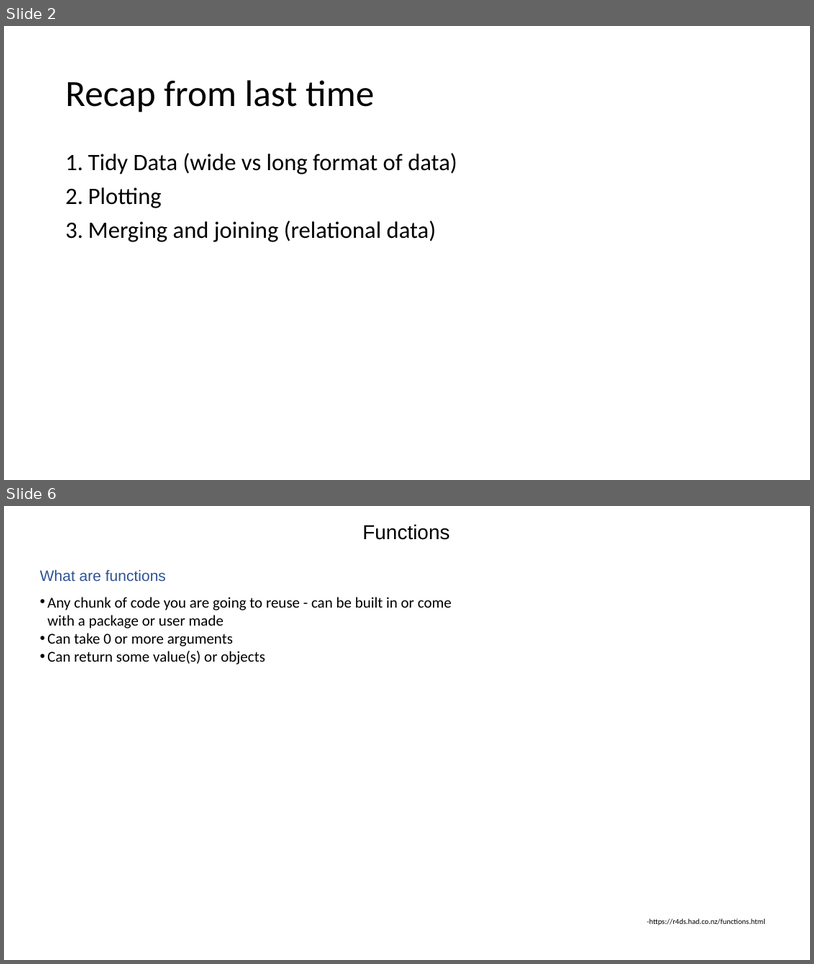
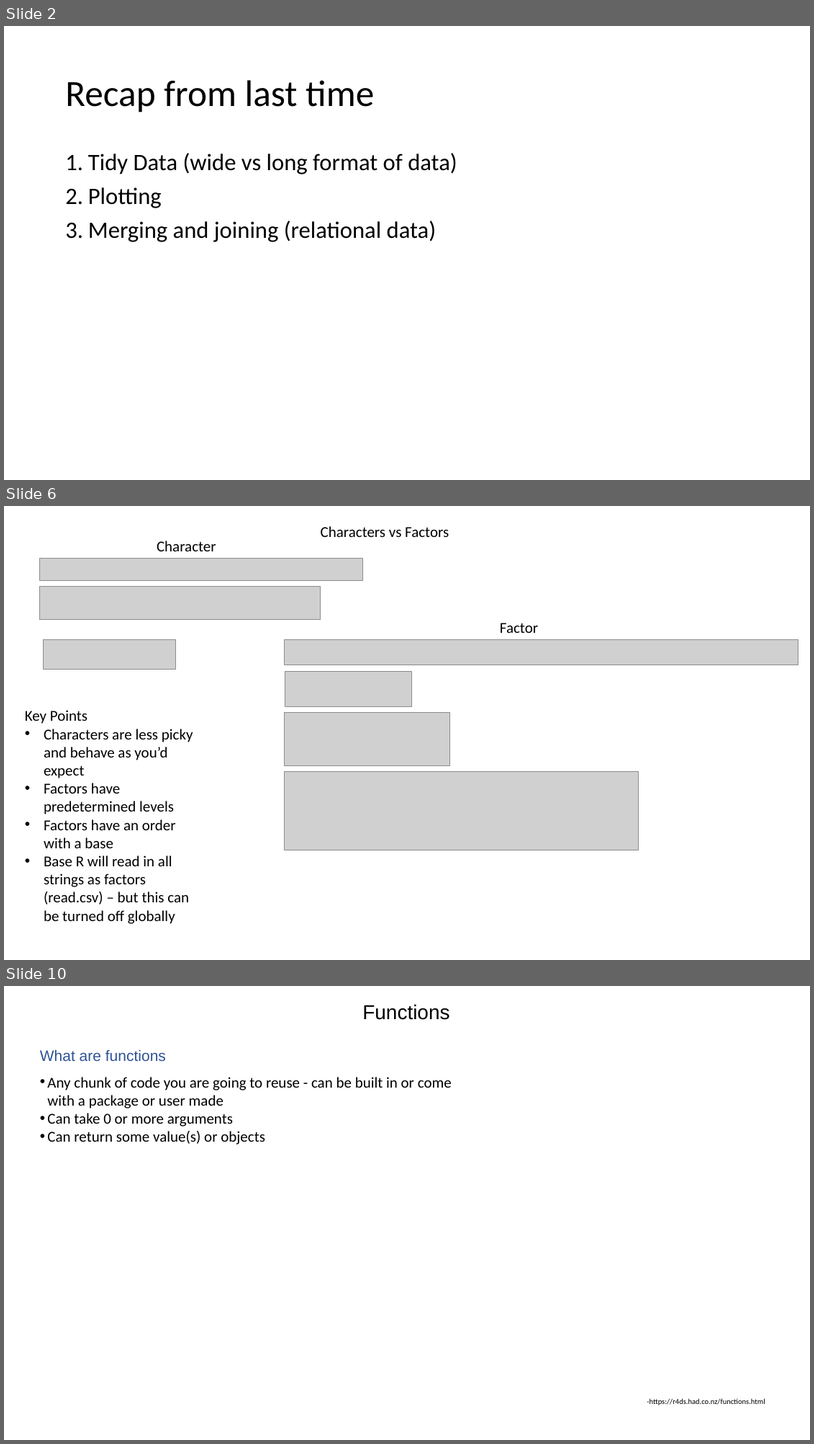
Before and after one commit to jraab/GNET749_RNAseq, a slide deck: lectures/2023_GNET749_Lecture3.pptx. Shown one above the other, each under a label of ours: slides 2 and 6 before the commit, slides 2, 6 and 10 after it; the slides between them are not shown. The pictures are 814x964 and 814x1444 pixels, drawn with LibreOffice and Linux fonts; fonts in the diff are those of the drawing; grey boxes stand for pictures. Boxes give left, top, right and bottom in pixels: in the first picture for what was removed or moved away, otherwise in the second. Text is boxed around its words. In the diff, an @@ line names an element or a change of style, - is before the commit and + after.

```diff
--- a/lectures/2023_GNET749_Lecture3.pptx
+++ b/lectures/2023_GNET749_Lecture3.pptx
@@ slide 6 added at <box>4,506,810,960</box>, background #FFFFFF @@
@@ text added at <box>321,526,449,537</box>, 18 pt, text #000000 @@
+Characters vs Factors
@@ text added at <box>157,541,216,551</box>, 18 pt, text #000000 @@
+Character
@@ picture added at <box>40,559,363,580</box> @@
@@ picture added at <box>40,586,320,620</box> @@
@@ text added at <box>500,623,538,633</box>, 18 pt, text #000000 @@
+Factor
@@ picture added at <box>44,640,176,669</box> @@
@@ picture added at <box>285,640,799,665</box> @@
@@ picture added at <box>285,671,412,706</box> @@
@@ text added at <box>25,710,193,924</box>, 18 pt, text #000000 @@
+Key Points
+• Characters are less picky and behave as you’d expect
+• Factors have predetermined levels
+• Factors have an order with a base
+• Base R will read in all strings as factors (read.csv) – but this can be turned off globally
@@ picture added at <box>285,713,450,765</box> @@
@@ picture added at <box>285,772,638,849</box> @@
@@ what was slide 6 is now slide 10 @@
```
Also in this commit, not shown: 3 slides changed, 12 other slides added, 3 slides removed, 3 other files.
